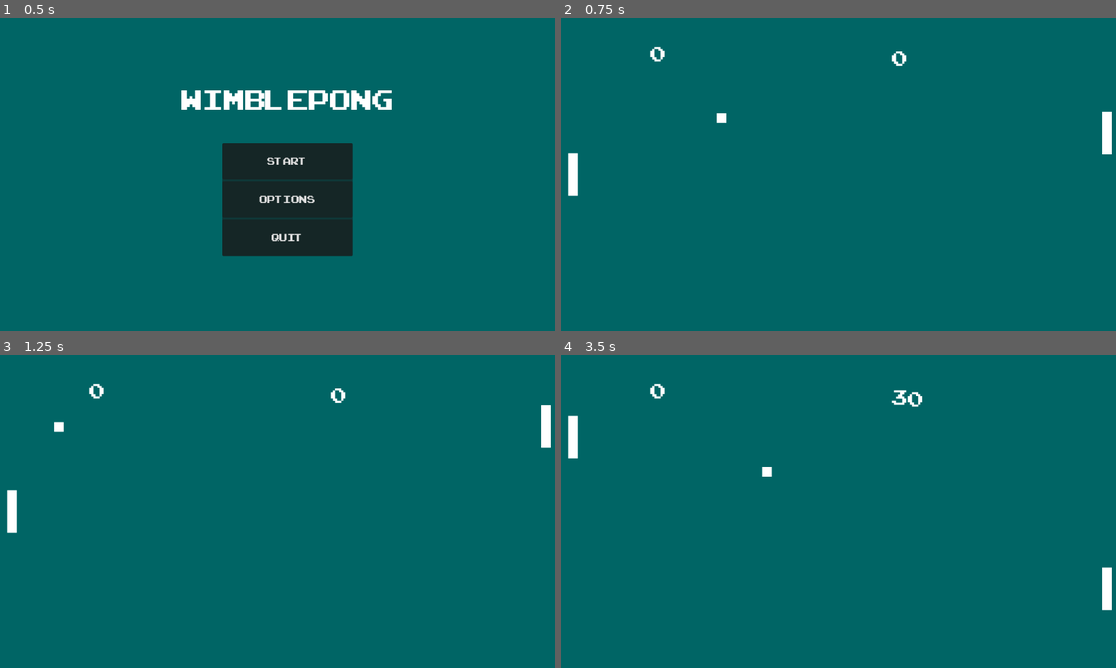
Above: before the commit, frames 1-4 (two rows, left to right).
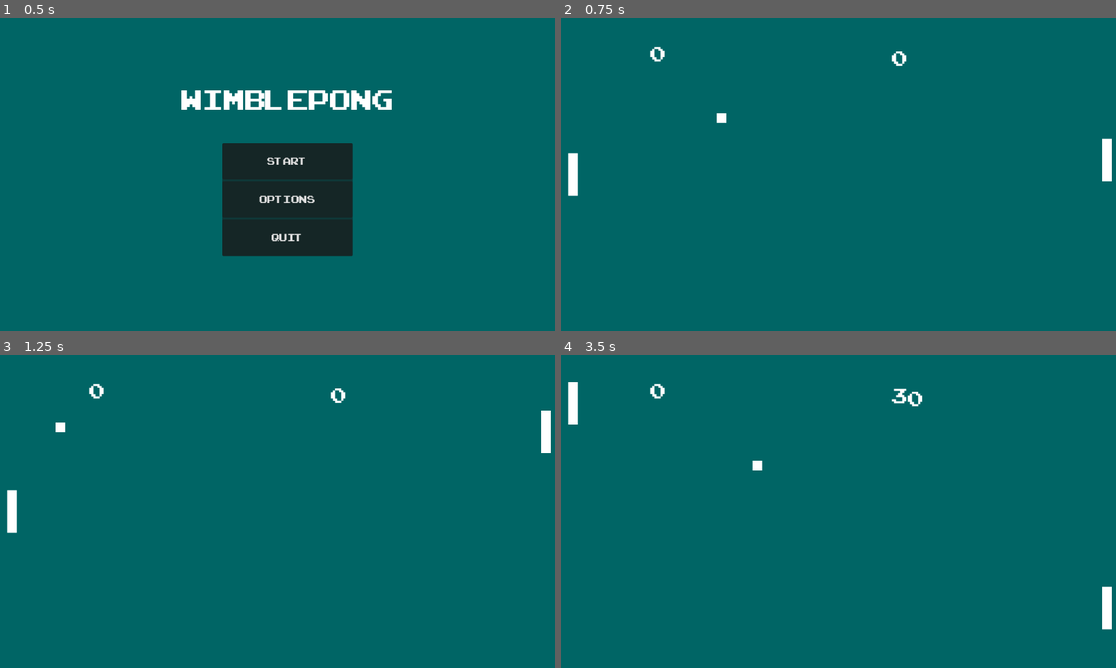
Above: after the commit, the same moments.

Repository: nigoi/pong_clone
Game: Godot game, scene res://scenes/main-menu.tscn
The game is run twice, just before and just after one commit, with the same random seed, the same clock (stepped at 60 frames per second) and the same inputs.
Inputs (mouse positions are in pixels of both pictures, inside the frame that each line leads up to):
- Up to frame 1 (0.5 s): no input
- Up to frame 2 (0.75 s): click "Start" at 0.5 s
- Up to frame 3 (1.25 s): no input
- Up to frame 4 (3.5 s): tap Enter at 1.25 s; move the mouse to (960, 495) at 1.27 s; hold W (p1_up) 1.28-2.03 s; move the mouse to (727, 527) at 2.02 s; hold S (p1_down) 2.03-2.78 s; move the mouse to (894, 442) at 2.77 s; hold W (p1_up) from 2.78 s (still down)

Frame 1 is identical in both runs. In frame 2, 0.3% of the frame differs, in the area x 97-100%, y 29-53%; in frame 3, less than 0.1%; in frame 4, 0.9%, in the area x 1-100%, y 8-88%.

Commit message:
adding lerp
just learnt what it was - had unknowingly created my own version in he previous version..

Diff:
--- a/scripts/ball.gd
+++ b/scripts/ball.gd
@@ -1,11 +1,9 @@
 extends RigidBody2D
 var velocity = Vector2.ZERO
-var speed = 400
+var speed = 400.0
 var view_port = Vector2.ZERO
 signal ball_position(y_coodinate)
 signal respawn
-var paddle = null
-var paddle2 = null
 
 func start_direction():
 	var start = randi_range(1, 2)
@@ -16,8 +14,6 @@
 	velocity.y = randf_range(-1, 1)
 
 func _ready() -> void:
-	paddle = $paddle
-	paddle2 = $paddle2
 	view_port = get_viewport().size
 	start_direction()
 
@@ -25,7 +21,7 @@
 	position = get_viewport().size / 2
 
 func _physics_process(delta: float) -> void:
-	speed *= 1.002
+	speed = lerp(speed, 1000.0, 0.001)
 	emit_signal("ball_position", position.y)
 	var collision = move_and_collide(velocity * speed * delta)
 	if collision:
--- a/scripts/enemy_paddle.gd
+++ b/scripts/enemy_paddle.gd
@@ -6,14 +6,12 @@
 
 func follow(y_coodinate):
 	if position.y > y_coodinate:
-		velocity.y = - 1
+		velocity.y = lerp(velocity.y, -1.0, 0.1)
 	if position.y < y_coodinate:
-		velocity.y = 1
+		velocity.y = lerp(velocity.y, 1.0, 0.1)
 	else:
-		if velocity.y > 0:
-			velocity.y -= 0.05
-		if velocity.y < 0:
-			velocity.y += 0.05
+		if velocity.y != 0.0:
+			velocity.y = lerp(velocity.y, 0.0, 0.05)
 
 func _physics_process(delta: float) -> void:
 	move_and_collide(velocity * speed * delta)
--- a/scripts/paddle.gd
+++ b/scripts/paddle.gd
@@ -1,16 +1,14 @@
 extends CharacterBody2D
 var speed = 600
-signal momentum(velocityy)
 
 func _physics_process(delta: float) -> void:
-	emit_signal("momentum", velocity.y)
-	if Input.is_action_pressed("p1_up") and velocity.y > -1:
-		velocity.y -= 0.05
-	if Input.is_action_pressed("p1_down") and velocity.y < 1:
-		velocity.y += 0.05
+	if Input.is_action_pressed("p1_up") and velocity.y > -1.0:
+		velocity.y = lerp(velocity.y, -1.0, 0.05)
+		print("up")
+	if Input.is_action_pressed("p1_down") and velocity.y < 1.0:
+		velocity.y = lerp(velocity.y, 1.0, 0.05)
+		print("down")
 	elif not Input.is_anything_pressed():
-		if velocity.y > 0:
-			velocity.y -= 0.05
-		if velocity.y < 0:
-			velocity.y += 0.05
+		if velocity.y != 0.0:
+			velocity.y = lerp(velocity.y, 0.0, 0.05)
 	var collision = move_and_collide(velocity * speed * delta)
